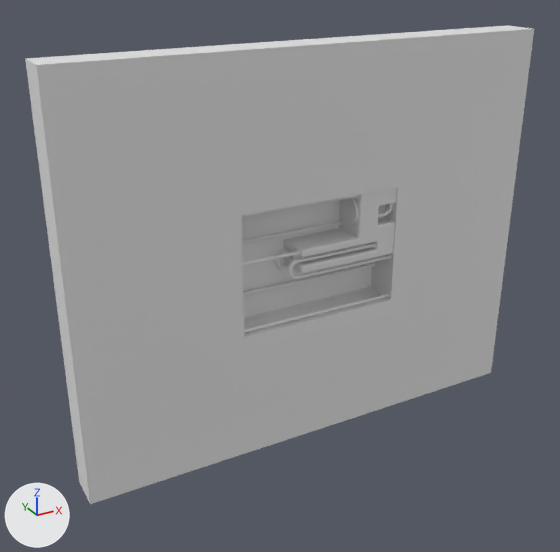
Renders of the Blender file development/flash/assets/levels/023/023.blend from each side of a commit.
Rendered twice from a 50 mm camera at (-30.4, -49.7, 22.7) aimed at (-2.3, 1.3, -2.9). The axes (+X, +Y, +Z) are drawn at lower left. The lights are the same throughout. Materials are left out; every surface is plain grey.

The first picture shows 'LEVEL_23'.
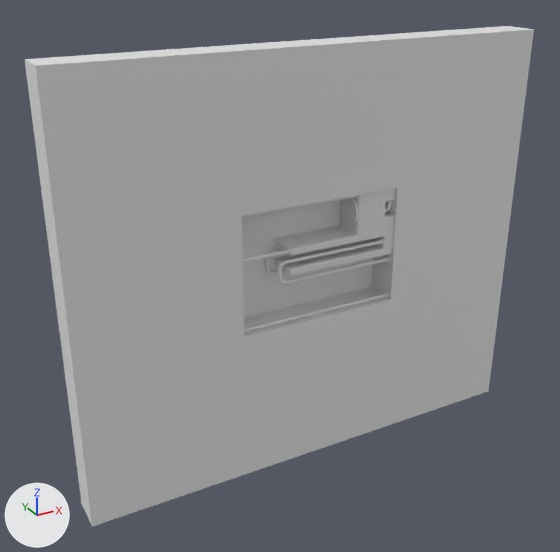
Location of each change, [x1, y1, x2, y2] in pixels of the pictures (560 x 552 px; the box of a moved part takes in the faces that stretch with it):
'LEVEL_23', reshaped: before [25, 25, 534, 504]; after [25, 26, 534, 527]
part 1 of me_level_23, moved or reshaped: before [367, 242, 377, 250]; after [368, 237, 384, 248]
part 2 of me_level_23, moved or reshaped: before [284, 239, 302, 257]; after [274, 239, 291, 255]
part 3 of me_level_23, moved or reshaped: before [285, 228, 358, 251]; after [275, 225, 356, 249]
part 4 of me_level_23, moved or reshaped: before [378, 218, 394, 225]; after [385, 212, 393, 217]
part 5 of me_level_23, rebuilt (22% wider, 23% taller): before [292, 244, 374, 265]; after [281, 240, 381, 266]
part 6 of me_level_23, rebuilt: before [278, 249, 293, 255]; after [270, 250, 283, 253]
part 7 of me_level_23, deleted: before [242, 221, 376, 294]
part 8 of me_level_23, moved or reshaped: before [242, 188, 397, 333]; after [242, 188, 395, 332]
part 9 of me_level_23, moved or reshaped: before [64, 271, 504, 504]; after [63, 271, 504, 527]

The change, as a diff of the scene's bpy script:
```diff
--- a/development/flash/assets/levels/023/023.blend.py
+++ b/development/flash/assets/levels/023/023.blend.py
@@ me_level_23 @@
 # used by ob_level_23; location = (0.0, 0.0, -0.08)
-me_level_23.from_pydata(...)  # 5274 vertices, 4708 faces; spans x -20.3..19.9, y -1.5..1.7, z -16.8..15.7
+me_level_23.from_pydata(...)  # 4482 vertices, 4028 faces; spans x -20.3..19.9, y -1.5..2.0, z -19.0..15.7
+# me_level_23 part 1: the loose piece of 45 vertices spanning x 5.3..5.4, y -1.3..1.7, z -1.0..-0.3 is scaled about its middle by (1, 1.04, 1.57), then moved by (0.8, 0.2, 0.1)
+# me_level_23 part 2: the loose piece of 59 vertices spanning x -1.8, y -1.3..1.7, z -0.3..0.3 is moved by (-0.9, 0.2, 0.2)
+# me_level_23 part 3: the loose piece of 38 vertices spanning x -1.8..3.5, y -1.3..1.7, z 0.3..0.4 is scaled about its middle by (1.17, 1.04, 1), then moved by (-0.5, 0.2, 0.2)
+# me_level_23 part 4: the loose piece of 31 vertices spanning x 5.4..7.1, y -1.3..1.7, z 1.1..1.2 is scaled about its middle by (0.496, 1.04, 1), then moved by (0.4, 0.2, 0.5)
+# me_level_23 part 5: the loose piece of 53 vertices spanning x -2.5..5.5, y -1.1..-0.8, z -1.0..-0.6 is rebuilt with 53 vertices and now spans x -3.4..6.4, y -1.0..-0.7, z -0.9..-0.5
+# me_level_23 part 6: the loose piece of 53 vertices spanning x -2.5..5.5, y 1.1..1.4, z -1.0..-0.6 is rebuilt with 53 vertices and now spans x -3.4..6.4, y 1.1..1.4, z -0.9..-0.5
+# me_level_23 part 7: 53 loose pieces with 1941 vertices, spanning x -20.3..19.9, y -1.5..1.7, z -16.8..2.7, are deleted
+# me_level_23 part 8: 55 vertices moved within x -7.1..7.2, y -1.2..1.4, z -5.6..4.0; 1641 vertices removed from x -7.1..7.2, y -1.4..1.7, z -5.9..4.2; 2779 vertices added at x -7.1..7.2, y -1.2..2.0, z -5.9..4.2
+# me_level_23 part 9: 11 vertices removed from x -20.3..19.9, y -1.5..1.5, z -16.8; 22 vertices added at x -20.3..19.9, y -1.5..1.5, z -19.0
```
